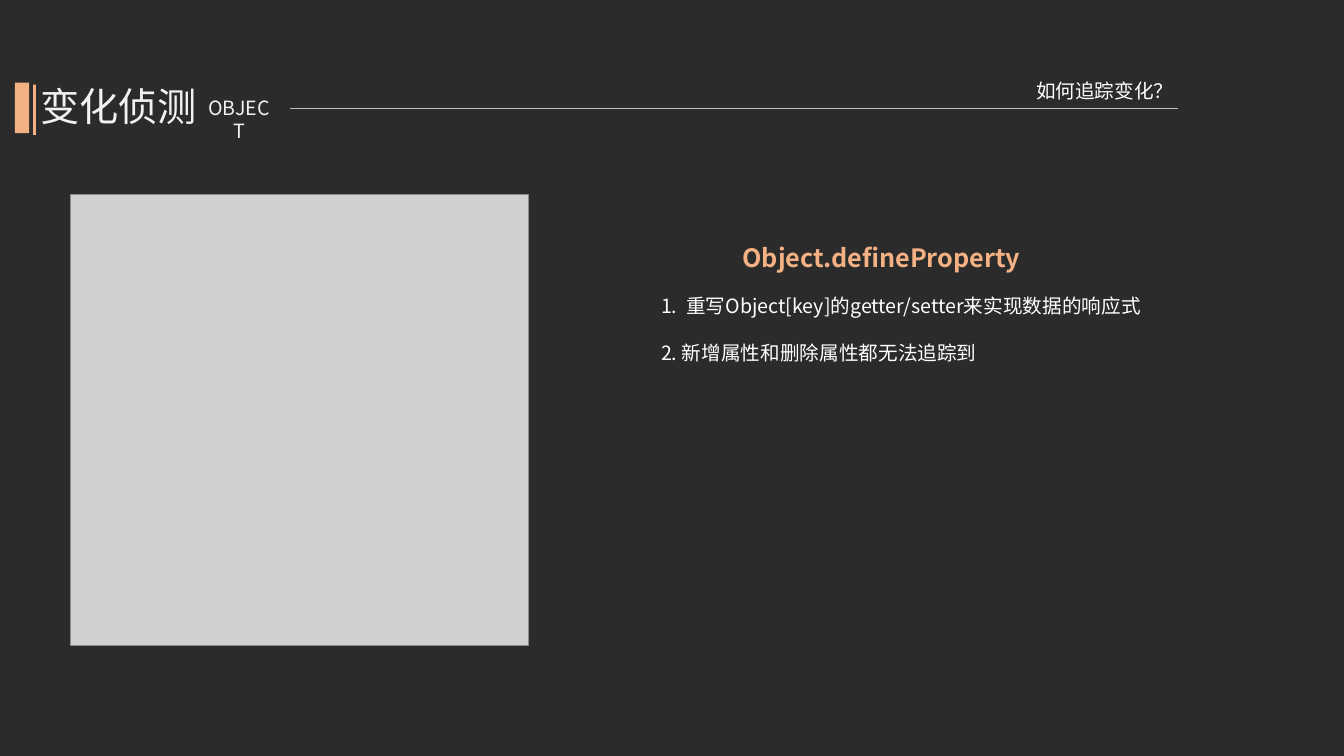
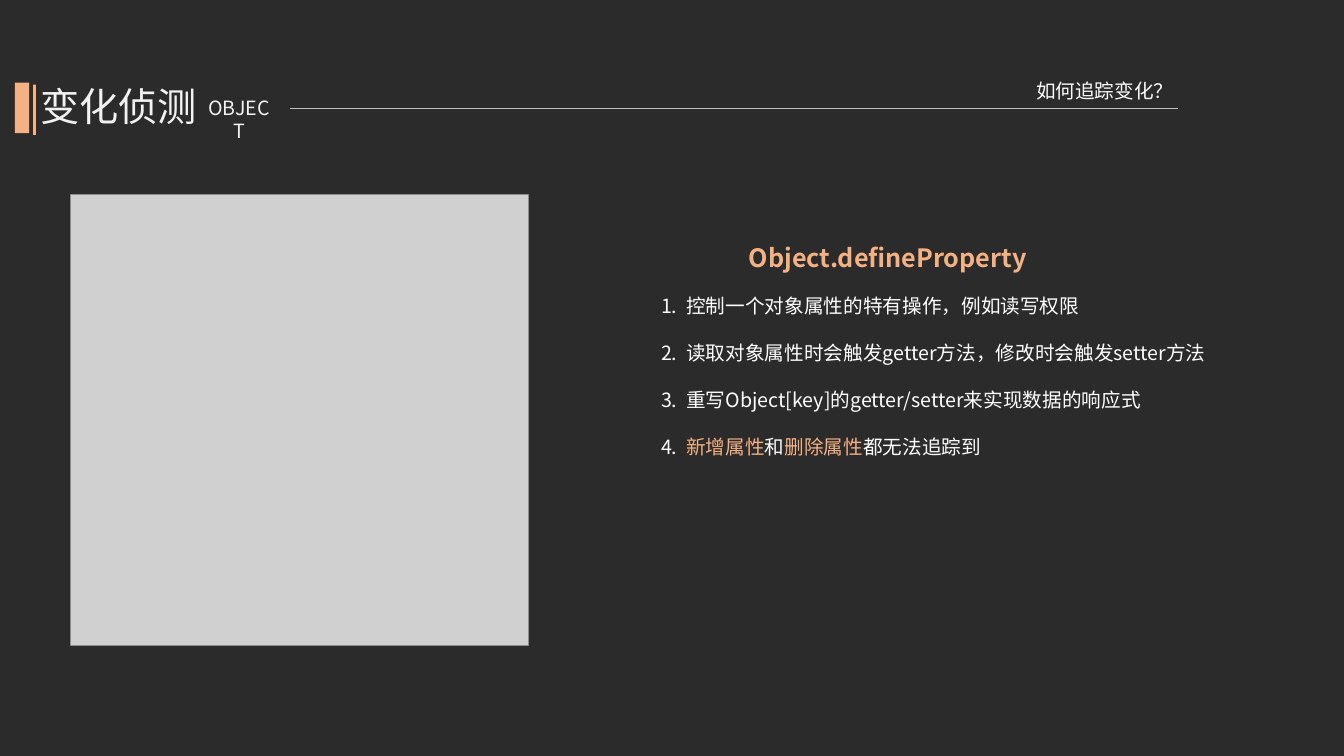
Before and after one commit to kcikkick/mvvm-demo, a slide deck: slide 16 of ppt/mvvm-demo.pptx. Drawn at 1344x756 pixels with LibreOffice and Linux fonts; fonts in the diff are those of the drawing; grey boxes stand for pictures; background and template pictures are left out; a plain dark background stands for a picture behind light text. Boxes give left, top, right and bottom in pixels: in the first picture for what was removed or moved away, otherwise in the second. Text is boxed around its words. In the diff, an @@ line names an element or a change of style, - is before the commit and + after.

```diff
--- a/ppt/mvvm-demo.pptx
+++ b/ppt/mvvm-demo.pptx
@@ text "Object.defineProperty": place and size @@
-text "Object.defineProperty" at (742,246,1020,273)
+text "Object.defineProperty" at (749,246,1027,273)
@@ text at (661,296,1205,456): text changed @@
-1. 重写Object[key]的getter/setter来实现数据的响应式
-2. 新增属性和删除属性都无法追踪到
+1. 控制一个对象属性的特有操作，例如读写权限
+2. 读取对象属性时会触发getter方法，修改时会触发setter方法
+3. 重写Object[key]的getter/setter来实现数据的响应式
+4. 新增属性和删除属性都无法追踪到
```
Also in this commit, not shown: 18 other slides changed, 4 slides added, 4 slides removed, 1 other file.
